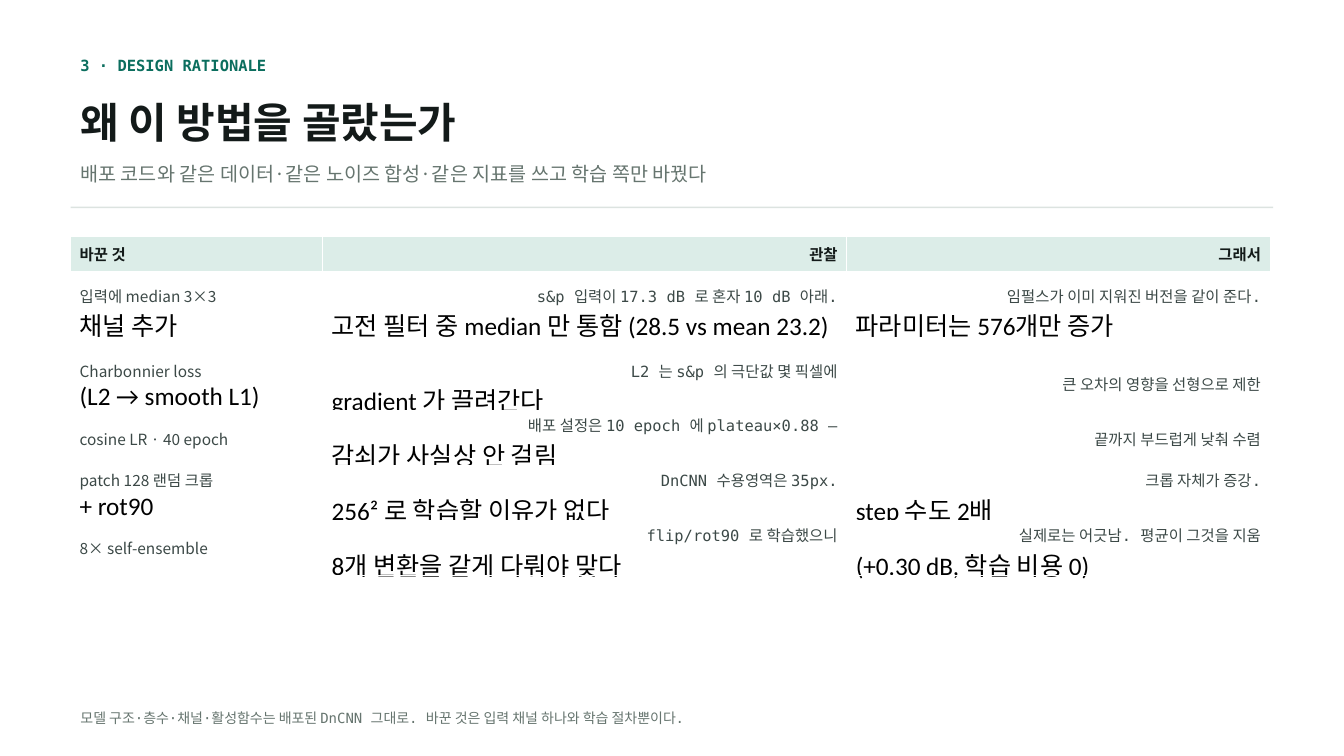
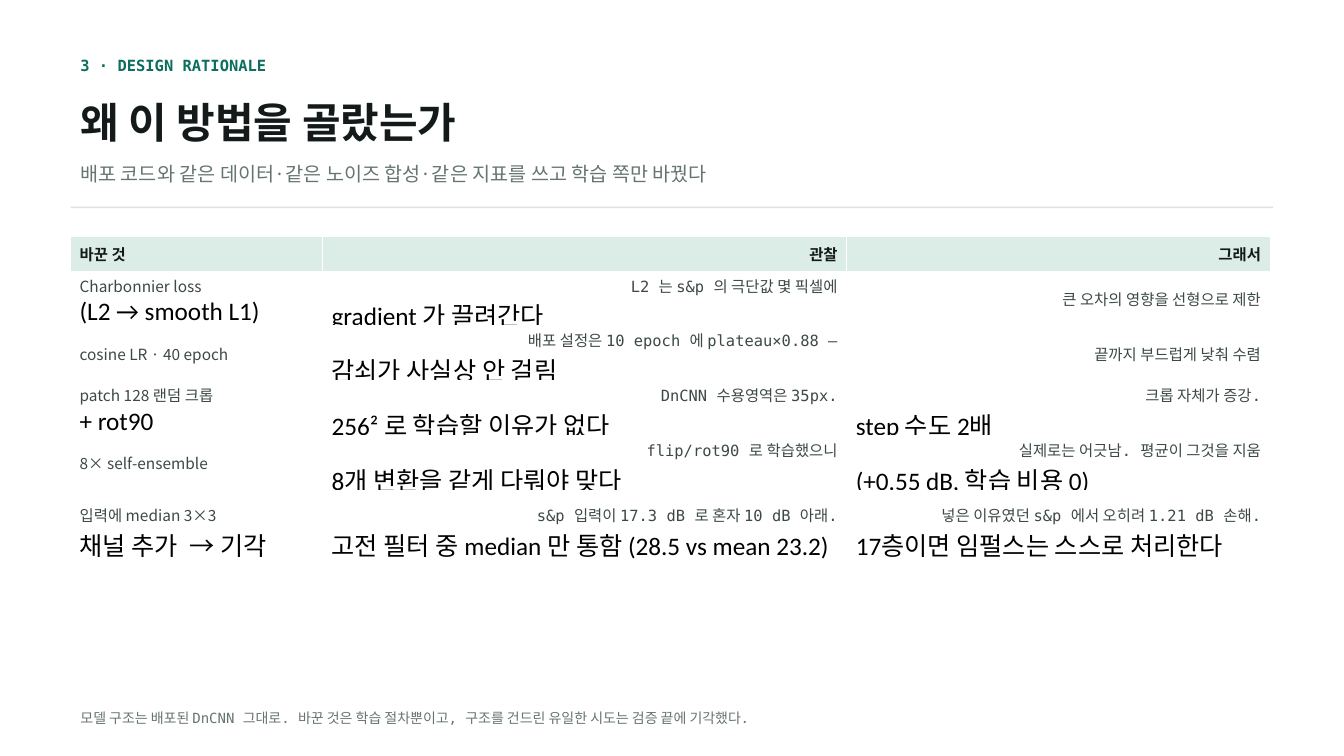
Before and after one commit to kithhooni-commits/ds-practice, a slide deck: slide 4 of 실습5/실습5_denoising_발표.pptx. Drawn at 1344x756 pixels with LibreOffice and Linux fonts; fonts in the diff are those of the drawing. Boxes give left, top, right and bottom in pixels: in the first picture for what was removed or moved away, otherwise in the second. Text is boxed around its words. In the diff, an @@ line names an element or a change of style, - is before the commit and + after.

```diff
--- a/실습5/실습5_denoising_발표.pptx
+++ b/실습5/실습5_denoising_발표.pptx
@@ table at (x1=71, y1=237, x2=1270, y2=563) @@
-row 2: 입력에 median 3×3 / 채널 추가 | s&p 입력이 17.3 dB 로 혼자 10 dB 아래. / 고전 필터 중 median 만 통함 (28.5 vs mean 23.2) | 임펄스가 이미 지워진 버전을 같이 준다. / 파라미터는 576개만 증가
-row 6: 8× self-ensemble | flip/rot90 로 학습했으니 / 8개 변환을 같게 다뤄야 맞다 | 실제로는 어긋남. 평균이 그것을 지움 / (+0.30 dB, 학습 비용 0)
+row 5: 8× self-ensemble | flip/rot90 로 학습했으니 / 8개 변환을 같게 다뤄야 맞다 | 실제로는 어긋남. 평균이 그것을 지움 / (+0.55 dB, 학습 비용 0)
+row 6: 입력에 median 3×3 / 채널 추가 → 기각 | s&p 입력이 17.3 dB 로 혼자 10 dB 아래. / 고전 필터 중 median 만 통함 (28.5 vs mean 23.2) | 넣은 이유였던 s&p 에서 오히려 1.21 dB 손해. / 17층이면 임펄스는 스스로 처리한다
@@ text at (x1=80, y1=711, x2=750, y2=725): text changed @@
-모델 구조·층수·채널·활성함수는 배포된 DnCNN 그대로. 바꾼 것은 입력 채널 하나와 학습 절차뿐이다.
+모델 구조는 배포된 DnCNN 그대로. 바꾼 것은 학습 절차뿐이고, 구조를 건드린 유일한 시도는 검증 끝에 기각했다.
```
Also in this commit, not shown: 10 other slides changed, 7 other files.
